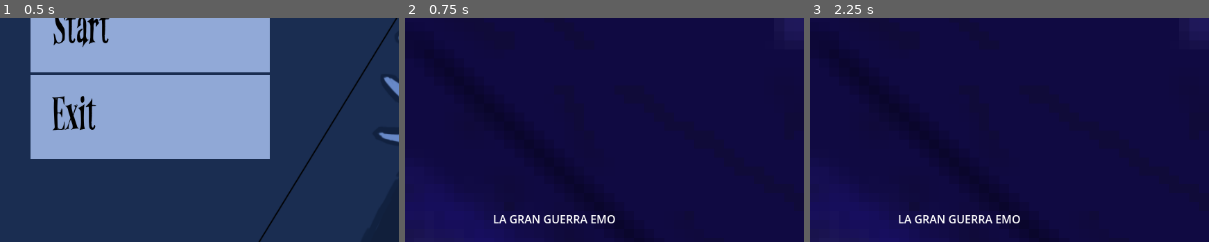
Above: before the commit, frames 1-3 (left to right).
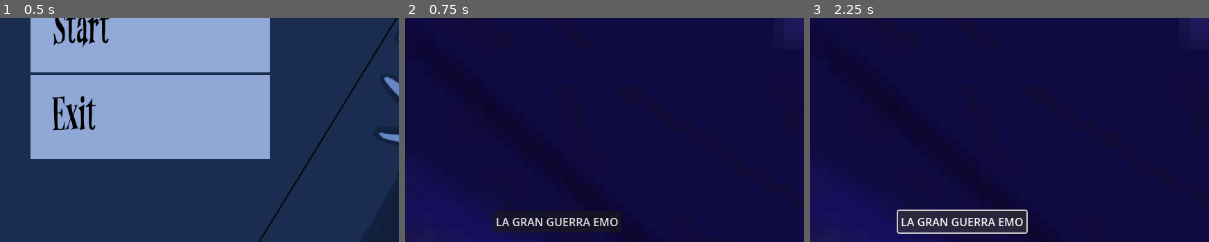
Above: after the commit, the same moments.

Repository: WalterScherk/In_a_coffin
Game: Godot game, scene res://Scenes/MainMenu.tscn
Two runs of this game, one before a commit and one after it. Both use one fixed random seed, a clock stepped at 60 frames per second and the inputs below.
Inputs (mouse positions are % of the whole screen's width and height, from its top left):
- Up to frame 1 (0.5 s): no input
- Up to frame 2 (0.75 s): click "Start" at 0.5 s
- Up to frame 3 (2.25 s): click (50, 23) at 1.27 s; click (19, 84) at 2 s, where only the run after the commit has a clickable "LA GRAN GUERRA EMO"
The pictures show only the part of the screen within x 0-50%, y 39-89%; the shares and areas given below are measured in that part.

Frame 1 is identical in both runs. In frame 2, 1.8% of the frame differs, in the area x 22-54%, y 86-96%; in frame 3, 3.6%, in the area x 21-55%, y 85-97%.

Commit message:
Changes in PoppingTextManager

Diff:
--- a/In a coffin/In a Coffin/Scenes/Coffin.tscn
+++ b/In a coffin/In a Coffin/Scenes/Coffin.tscn
@@ -34,15 +34,6 @@
 scale = Vector2(0.712037, 0.774608)
 texture = ExtResource("5_ev6fe")
 
-[node name="InvisibleButton" type="TextureButton" parent="."]
-offset_left = 558.0
-offset_top = 131.0
-offset_right = 598.0
-offset_bottom = 171.0
-
 [node name="AudioStreamPlayer2D" type="AudioStreamPlayer2D" parent="."]
-position = Vector2(558, 131)
 stream = ExtResource("6_j3c6n")
 autoplay = true
-
-[connection signal="pressed" from="InvisibleButton" to="." method="_on_invisible_button_pressed"]
--- a/In a coffin/In a Coffin/Scripts/GameManager.gd
+++ b/In a coffin/In a Coffin/Scripts/GameManager.gd
@@ -29,8 +29,3 @@
 
 	if hope > 0:
 		hope -= 1 * delta
-
-
-
-func _on_invisible_button_pressed():
-	print("clic on text")
--- a/In a coffin/In a Coffin/Scripts/PopingTextManager.gd
+++ b/In a coffin/In a Coffin/Scripts/PopingTextManager.gd
@@ -2,16 +2,13 @@
 
 func SpawnText(text):
 	var rng = RandomNumberGenerator.new()
-	var touchButton = TouchScreenButton.new()
-	var label = Label.new()
+	var touchButton = Button.new()
+	var font = load("res://Fonts/UnfinishedScreamRegular.otf")
+
+	touchButton.text = text
+	#touchButton.font = font.fallbacks[]
 
 	var xPos = rng.randf_range(60, 1000)
 	var yPos = rng.randf_range(60, 580)
 	touchButton.position = Vector2(xPos, yPos)
-
-
-	label.position = touchButton.position
-
-	label.text = text
 	add_child(touchButton)
-	add_child(label)
